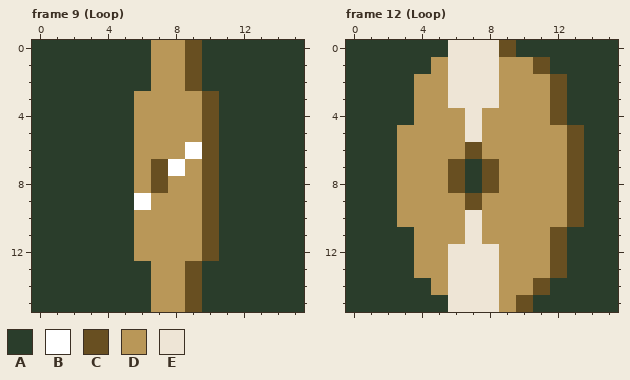
Edited in one commit: pixel-art file (assets/Prop/SaveDisk.ase). Above, as it was before the edit.
16x16 pixels, 32 frames. Colours within 5 levels of each other are drawn and written as one. Shown: frame 9 (Loop), frame 12 (Loop). The commit also changed other frames, which this record leaves out.
Visible layers, top first: "shines smooth half", "smoother motion", "Layer 2".
Palette (. is transparent): A #2a3d2b  B #ffffff  C #684f21  D #b99758  E #eee5d6
Pixels before, frame 9 (Loop), first column x 0:
 0 AAAAAAADDCAAAAAA
 1 AAAAAAADDCAAAAAA
 2 AAAAAAADDCAAAAAA
 3 AAAAAADDDDCAAAAA
 4 AAAAAADDDDCAAAAA
 5 AAAAAADDDDCAAAAA
 6 AAAAAADDDBCAAAAA
 7 AAAAAADCBDCAAAAA
 8 AAAAAADCDDCAAAAA
 9 AAAAAABDDDCAAAAA
10 AAAAAADDDDCAAAAA
11 AAAAAADDDDCAAAAA
12 AAAAAADDDDCAAAAA
13 AAAAAAADDCAAAAAA
14 AAAAAAADDCAAAAAA
15 AAAAAAADDCAAAAAA
Pixels before, frame 12 (Loop), first column x 0:
 0 AAAAAAEEECAAAAAA
 1 AAAAADEEEDDCAAAA
 2 AAAADDEEEDDDCAAA
 3 AAAADDEEEDDDCAAA
 4 AAAADDDEDDDDCAAA
 5 AAADDDDEDDDDDCAA
 6 AAADDDDCDDDDDCAA
 7 AAADDDCACDDDDCAA
 8 AAADDDCACDDDDCAA
 9 AAADDDDCDDDDDCAA
10 AAADDDDEDDDDDCAA
11 AAAADDDEDDDDCAAA
12 AAAADDEEEDDDCAAA
13 AAAADDEEEDDDCAAA
14 AAAAADEEEDDCAAAA
15 AAAAAAEEEDCAAAAA
Now the later version:
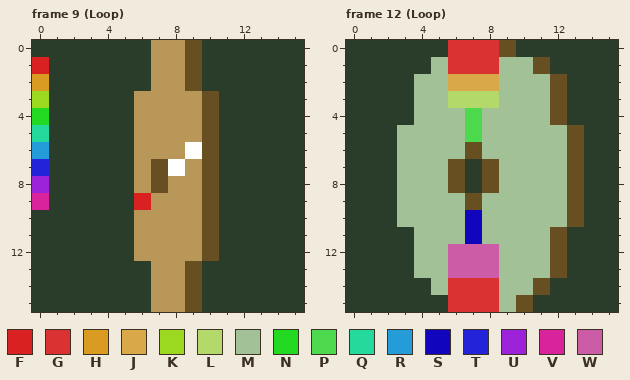
Colours new in this view: F #d92121  G #da3232  H #d99b21  J #d8a849  K #9bd921  L #b4d96b  M #a2c197  N #21d921  P #4dd94d  Q #23d99c  R #239cd9  S #1205be  T #2323d9  U #9c23d9  V #d9239c  W #cd5ca7
What changed:
{"change": "layer \"shines rainbow\" added"}
{"where": "frame 9 (Loop), layer \"shines rainbow\""}
{"frame":9,"y":1,"x":0,"old":"A","new":"F"}
{"frame":9,"y":2,"x":0,"old":"A","new":"H"}
{"frame":9,"y":3,"x":0,"old":"A","new":"K"}
{"frame":9,"y":4,"x":0,"old":"A","new":"N"}
{"frame":9,"y":5,"x":0,"old":"A","new":"Q"}
{"frame":9,"y":6,"x":0,"old":"A","new":"R"}
{"frame":9,"y":7,"x":0,"old":"A","new":"T"}
{"frame":9,"y":8,"x":0,"old":"A","new":"U"}
{"frame":9,"y":9,"x":0,"old":"A","new":"V"}
{"frame":9,"y":9,"x":6,"old":"B","new":"F"}
{"where": "frame 12 (Loop), layer \"shines rainbow\""}
{"frame":12,"y":0,"x":6,"old":"EEE","new":"GGG"}
{"frame":12,"y":1,"x":5,"old":"DEEEDD","new":"MGGGMM"}
{"frame":12,"y":2,"x":4,"old":"DDEEEDDD","new":"MMJJJMMM"}
{"frame":12,"y":3,"x":4,"old":"DDEEEDDD","new":"MMLLLMMM"}
{"frame":12,"y":4,"x":4,"old":"DDDEDDDD","new":"MMMPMMMM"}
{"frame":12,"y":5,"x":3,"old":"DDDDEDDDDD","new":"MMMMPMMMMM"}
{"frame":12,"y":6,"x":3,"old":"DDDD","new":"MMMM"}
{"frame":12,"y":6,"x":8,"old":"DDDDD","new":"MMMMM"}
{"frame":12,"y":7,"x":3,"old":"DDD","new":"MMM"}
{"frame":12,"y":7,"x":9,"old":"DDDD","new":"MMMM"}
{"frame":12,"y":8,"x":3,"old":"DDD","new":"MMM"}
{"frame":12,"y":8,"x":9,"old":"DDDD","new":"MMMM"}
{"frame":12,"y":9,"x":3,"old":"DDDD","new":"MMMM"}
{"frame":12,"y":9,"x":8,"old":"DDDDD","new":"MMMMM"}
{"frame":12,"y":10,"x":3,"old":"DDDDEDDDDD","new":"MMMMSMMMMM"}
{"frame":12,"y":11,"x":4,"old":"DDDEDDDD","new":"MMMSMMMM"}
{"frame":12,"y":12,"x":4,"old":"DDEEEDDD","new":"MMWWWMMM"}
{"frame":12,"y":13,"x":4,"old":"DDEEEDDD","new":"MMWWWMMM"}
{"frame":12,"y":14,"x":5,"old":"DEEEDD","new":"MGGGMM"}
{"frame":12,"y":15,"x":6,"old":"EEED","new":"GGGM"}
{"label":"changed","picture_box":[32,57,49,210]}
{"label":"changed","picture_box":[134,193,151,210]}
{"label":"changed","picture_box":[397,40,567,312]}
